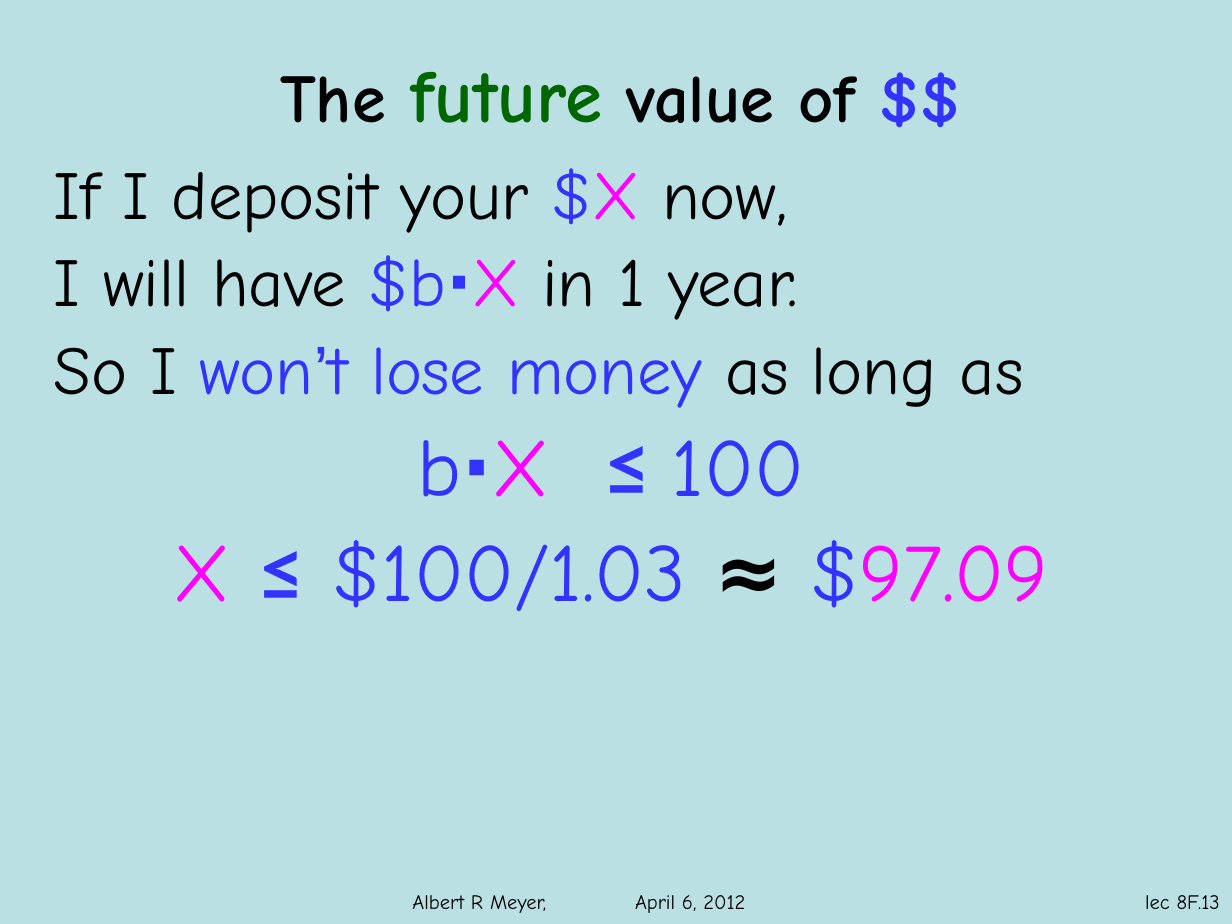
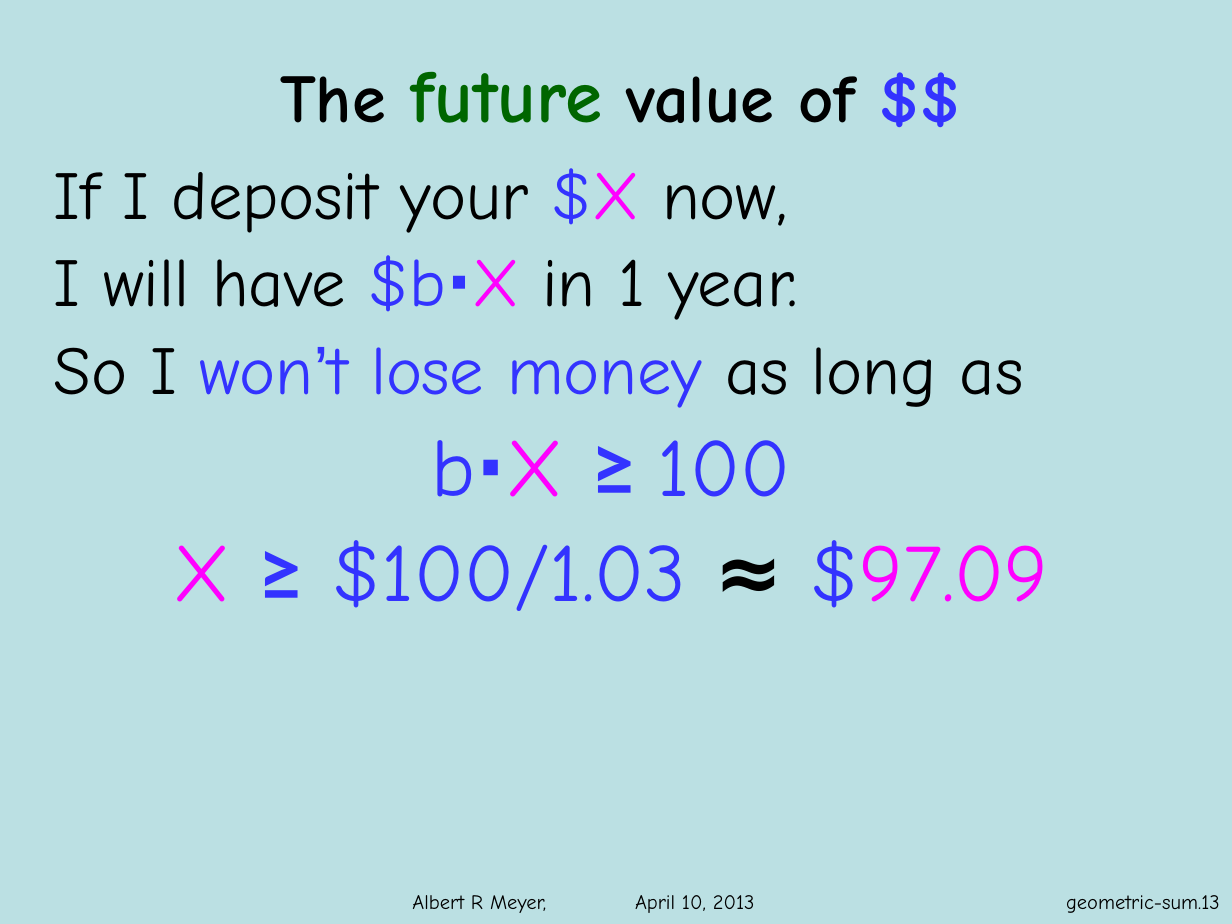
Before and after one commit to armeyer/mcs_web, a slide deck: slide 13 of spring12/slidesS12/arithmetic-geometric-sums.pptx. Drawn at 1232x924 pixels with LibreOffice and Linux fonts; fonts in the diff are those of the drawing; background and template pictures are left out. Boxes give left, top, right and bottom in pixels: in the first picture for what was removed or moved away, otherwise in the second. Text is boxed around its words. In the diff, an @@ line names an element or a change of style, - is before the commit and + after.

```diff
--- a/spring12/slidesS12/arithmetic-geometric-sums.pptx
+++ b/spring12/slidesS12/arithmetic-geometric-sums.pptx
@@ text at [173,440,1048,611]: text changed @@
-b⋅X ≤ 100
-X ≤ $100/1.03 ≈ $97.09
+b⋅X ≥ 100
+X ≥ $100/1.03 ≈ $97.09
@@ text at [412,895,755,913]: text changed @@
-Albert R Meyer, April 6, 2012
+Albert R Meyer, April 10, 2013
@@ page number added at [1066,895,1220,913], 12 pt, text #000000 @@
+geometric-sum.13
@@ page number removed at [1145,895,1220,909] @@
-lec 8F.13
```
Also in this commit, not shown: 18 other slides changed, 3 other files.
